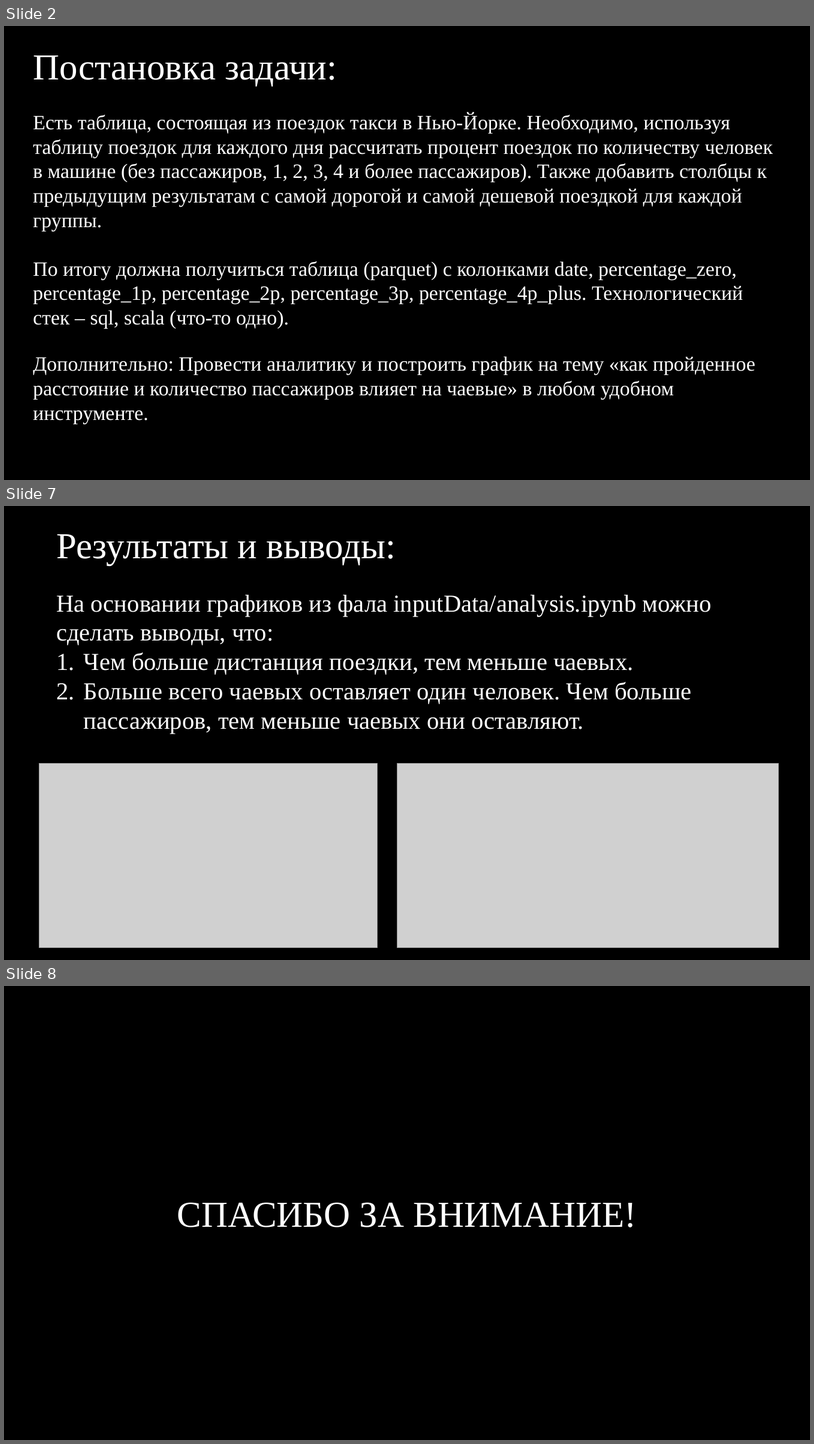
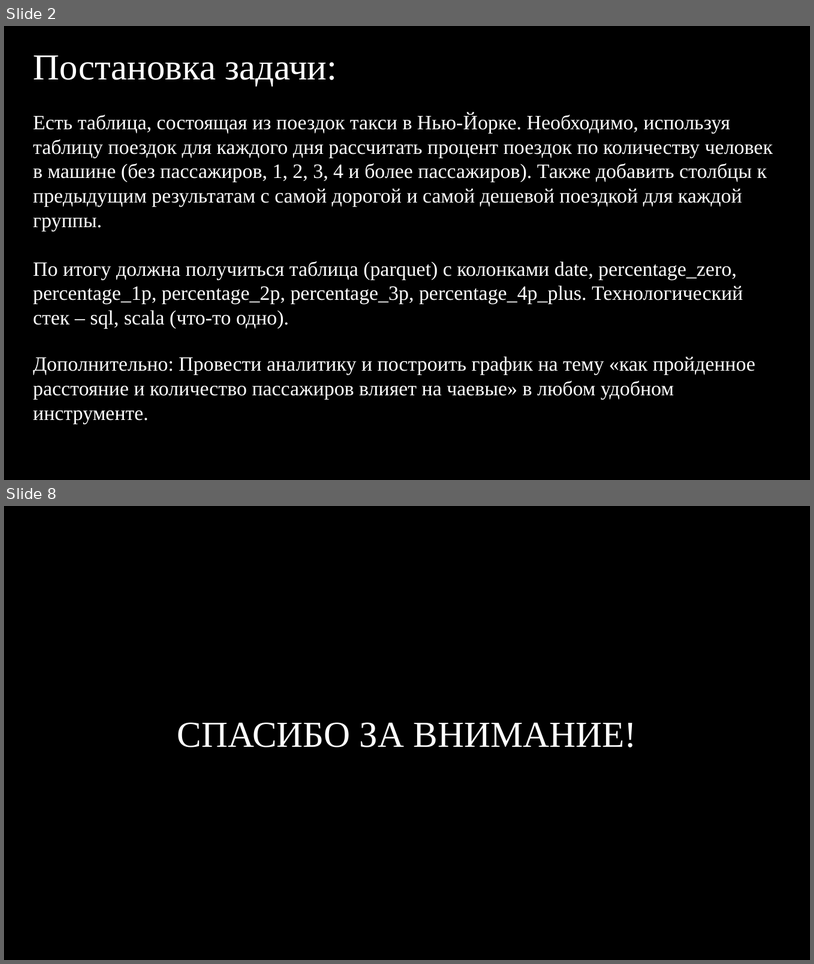
Before and after one commit to Toljanchiman/finalProject4, a slide deck: images/present.pptx. Shown one above the other, each under a label of ours: slides 2, 7 and 8 before the commit, slides 2 and 8 after it; the slides between them are not shown. The pictures are 814x1444 and 814x964 pixels, drawn with LibreOffice and Linux fonts; fonts in the diff are those of the drawing; grey boxes stand for pictures; background and template pictures are left out. Boxes give left, top, right and bottom in pixels: in the first picture for what was removed or moved away, otherwise in the second. Text is boxed around its words. In the diff, an @@ line names an element or a change of style, - is before the commit and + after.

```diff
--- a/images/present.pptx
+++ b/images/present.pptx
@@ slide 7 removed at (4, 506, 810, 960), background picture (left out) @@
@@ text removed at (56, 534, 396, 565) @@
-Результаты и выводы:
@@ text removed at (56, 594, 712, 733) @@
-На основании графиков из фала inputData/analysis.ipynb можно сделать выводы, что:
-1. Чем больше дистанция поездки, тем меньше чаевых.
-2. Больше всего чаевых оставляет один человек. Чем больше пассажиров, тем меньше чаевых они оставляют.
@@ picture removed at (39, 763, 377, 948) @@
@@ picture removed at (398, 763, 780, 948) @@
```
Also in this commit, not shown: 3 slides changed, 2 slides added, 1 other slide removed, 26 other files.
